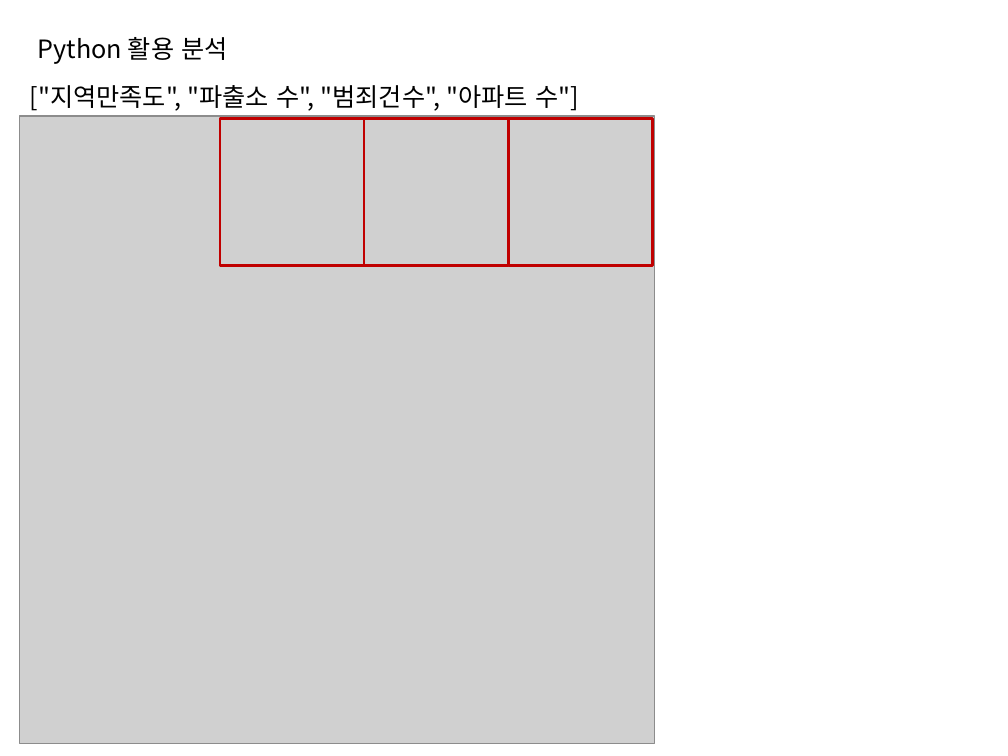
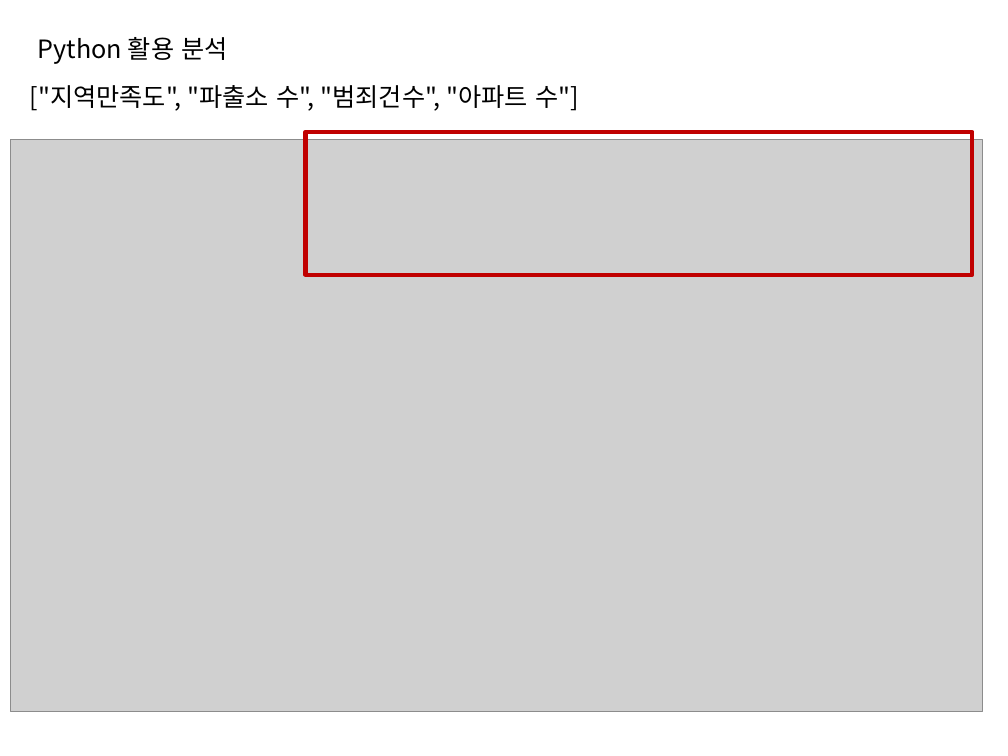
Before and after one commit to Dev1120/Team1Project, a slide deck: slide 16 of PPT구상/팀프로젝트_구상용.pptx (slide 15 before the commit). Drawn at 1008x756 pixels with LibreOffice and Linux fonts; fonts in the diff are those of the drawing; grey boxes stand for pictures. Boxes give left, top, right and bottom in pixels: in the first picture for what was removed or moved away, otherwise in the second. Text is boxed around its words. In the diff, an @@ line names an element or a change of style, - is before the commit and + after.

```diff
--- a/PPT구상/팀프로젝트_구상용.pptx
+++ b/PPT구상/팀프로젝트_구상용.pptx
@@ rectangle removed at bbox=[220, 119, 364, 266] @@
@@ rectangle removed at bbox=[364, 119, 508, 266] @@
@@ rectangle removed at bbox=[508, 119, 652, 266] @@
@@ picture: place and size @@
-picture at bbox=[20, 116, 655, 743]
+picture at bbox=[10, 140, 983, 712]
@@ rectangle added at bbox=[305, 132, 972, 275], outline #C00000 3 pt @@
```
Also in this commit, not shown: 6 other slides changed, 8 slides added, 7 slides removed.
